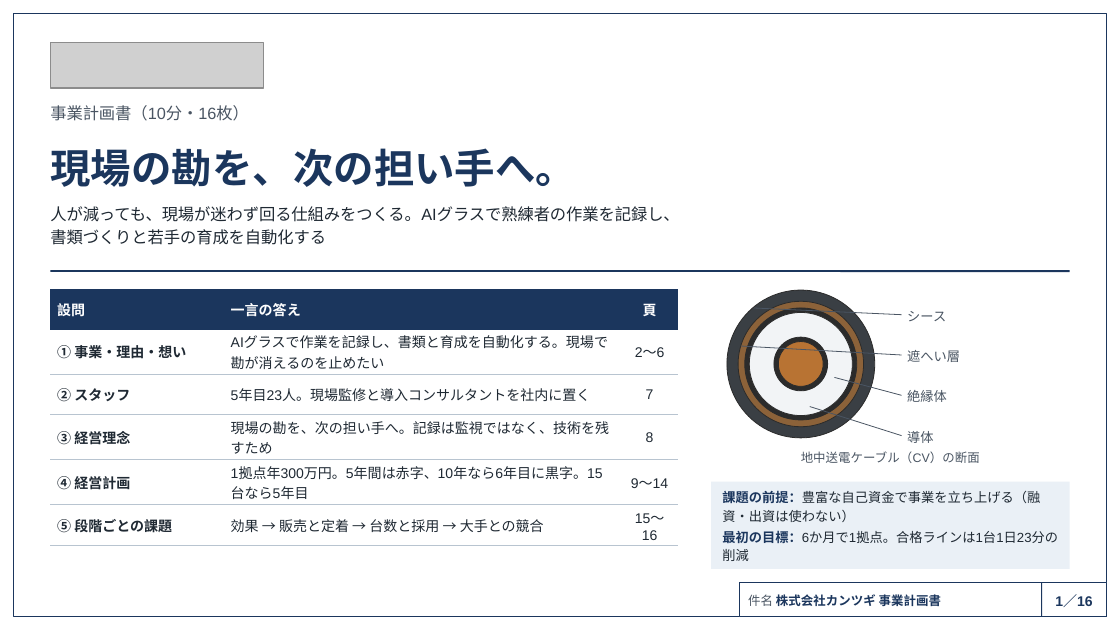
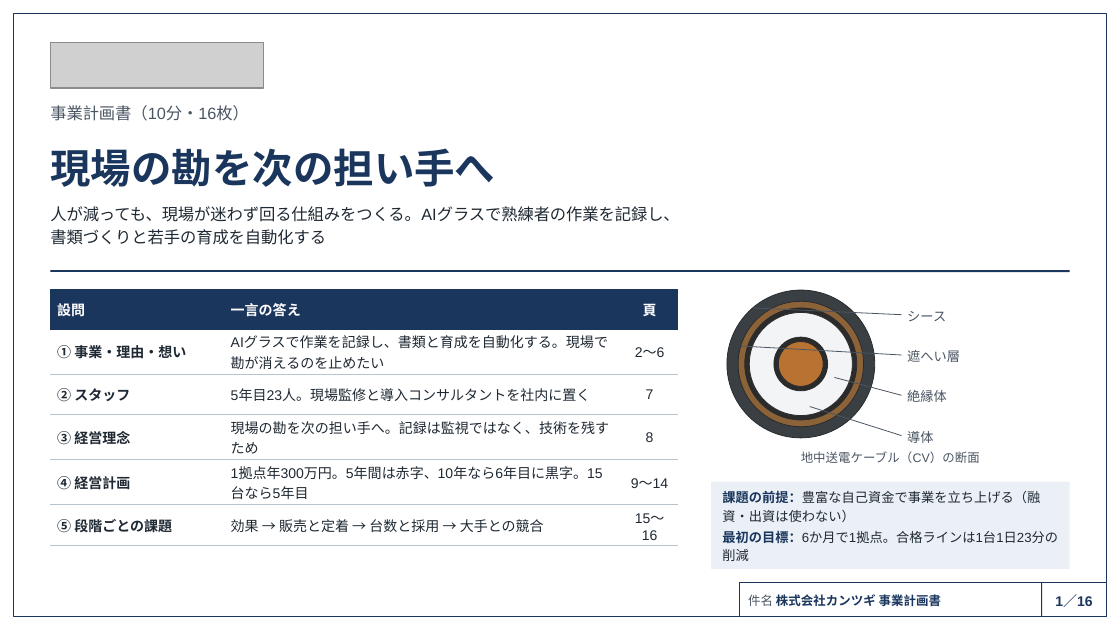
Before and after one commit to SEITOSHIKI/-ai-commute-audio-, a slide deck: slide 1 of deck/カンツギ_事業計画書_16枚版.pptx. Drawn at 1120x630 pixels with LibreOffice and Linux fonts; fonts in the diff are those of the drawing; grey boxes stand for pictures. Boxes give left, top, right and bottom in pixels: in the first picture for what was removed or moved away, otherwise in the second. Text is boxed around its words. In the diff, an @@ line names an element or a change of style, - is before the commit and + after.

```diff
--- a/deck/カンツギ_事業計画書_16枚版.pptx
+++ b/deck/カンツギ_事業計画書_16枚版.pptx
@@ text at [50, 148, 495, 187]: text changed @@
-現場の勘を、次の担い手へ。
+現場の勘を次の担い手へ
@@ table at [50, 289, 678, 544] @@
-row 4, column 2: 現場の勘を、次の担い手へ。記録は監視ではなく、技術を残すため
+row 4, column 2: 現場の勘を次の担い手へ。記録は監視ではなく、技術を残すため
```
Also in this commit, not shown: 15 other slides changed, 20 other files.
